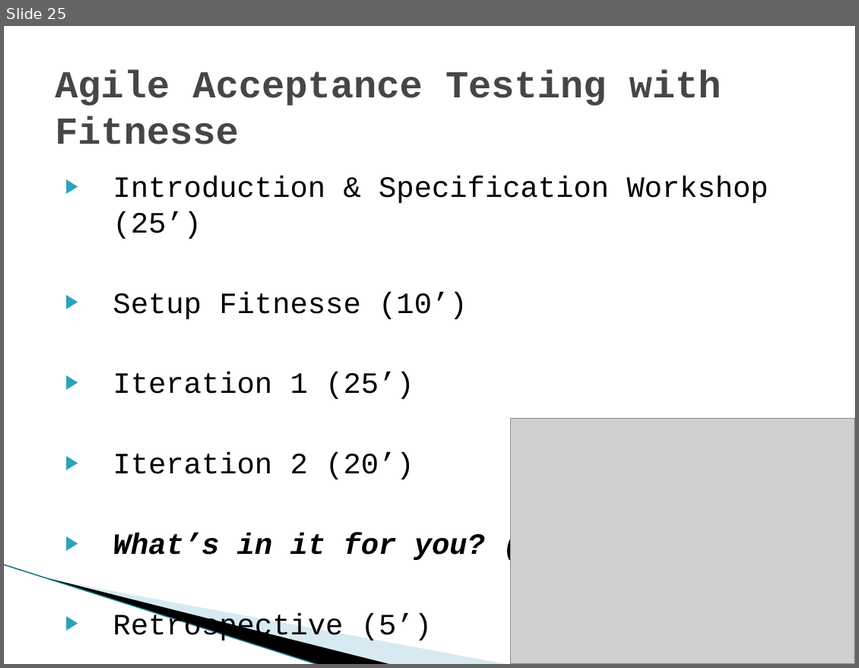
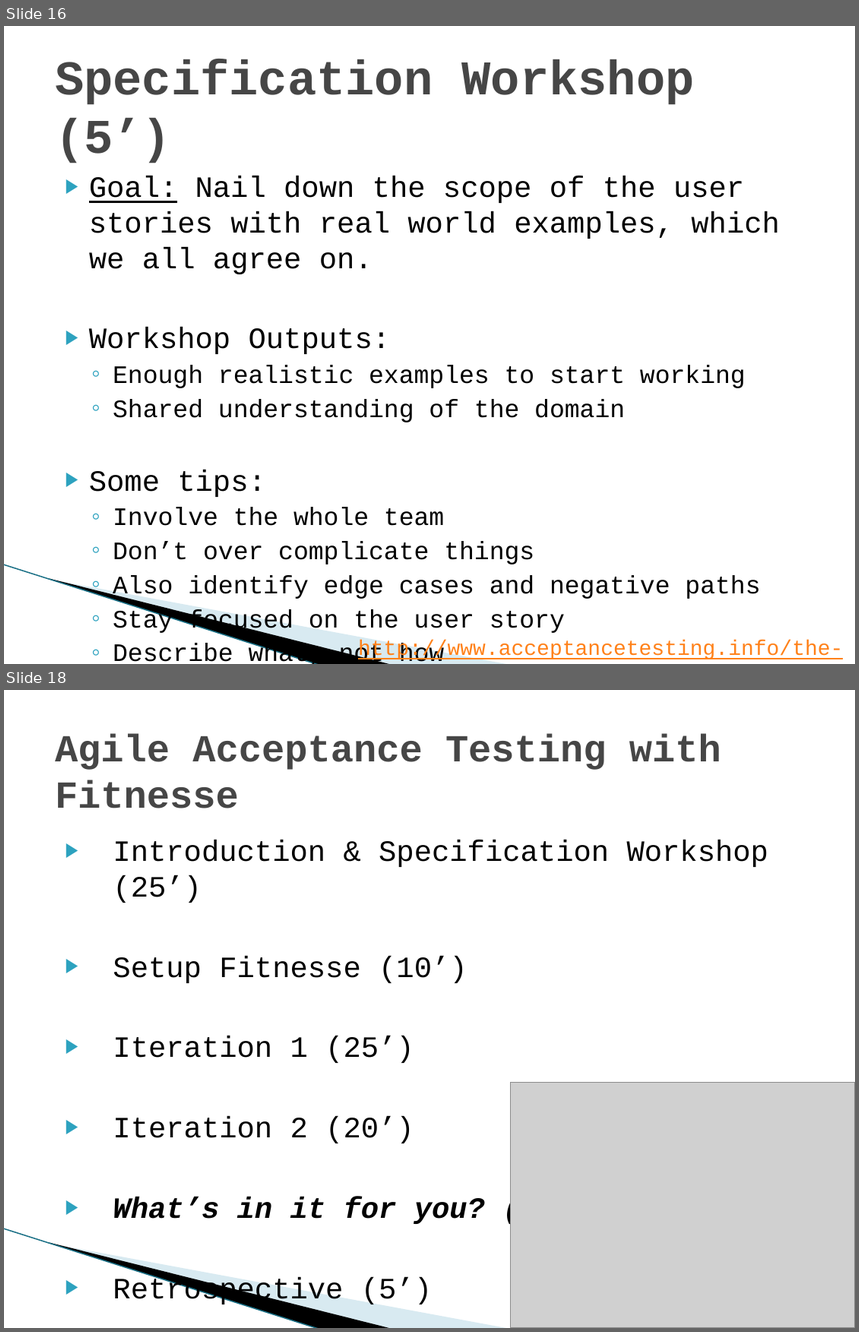
Before and after one commit to michelgrootjans/agileacceptancetesting, a slide deck: Slides/20090604_Ihc_AgileAcceptanceTesting.pptx. Shown one above the other, each under a label of ours: slide 25 before the commit, slides 16 and 18 after it; the slides between them are not shown. The pictures are 859x668 and 859x1332 pixels, drawn with LibreOffice and Linux fonts; fonts in the diff are those of the drawing; grey boxes stand for pictures; background and template pictures are left out. Boxes give left, top, right and bottom in pixels: in the first picture for what was removed or moved away, otherwise in the second. Text is boxed around its words. In the diff, an @@ line names an element or a change of style, - is before the commit and + after.

```diff
--- a/Slides/20090604_Ihc_AgileAcceptanceTesting.pptx
+++ b/Slides/20090604_Ihc_AgileAcceptanceTesting.pptx
@@ slide 16 added at [4, 26, 855, 664], background #FFFFFF; not listed: 3 template elements that a slide beside it also shows @@
@@ title added at [55, 60, 695, 164], 41 pt, text #464646, bold @@
+Specification Workshop (5’)
@@ text added at [89, 176, 780, 664], 21.3 pt, text #000000 @@
+▶ Goal: Nail down the scope of the user stories with real world examples, which we all agree on.
+▶ Workshop Outputs:
+  ◦ Enough realistic examples to start working
+  ◦ Shared understanding of the domain
+▶ Some tips:
+  ◦ Involve the whole team
+  ◦ Don’t over complicate things
+  ◦ Also identify edge cases and negative paths
+  ◦ Stay focused on the user story
+  ◦ Describe what, not how
+  ◦ Communicate intent, explain why
@@ text added at [358, 640, 843, 661], 18 pt, text #FF8119, underline @@
+http://www.acceptancetesting.info/the-book/
@@ what was slide 25 is now slide 18 @@
```
Also in this commit, not shown: 5 slides changed, 4 other slides added, 6 slides removed, 3 other files.
